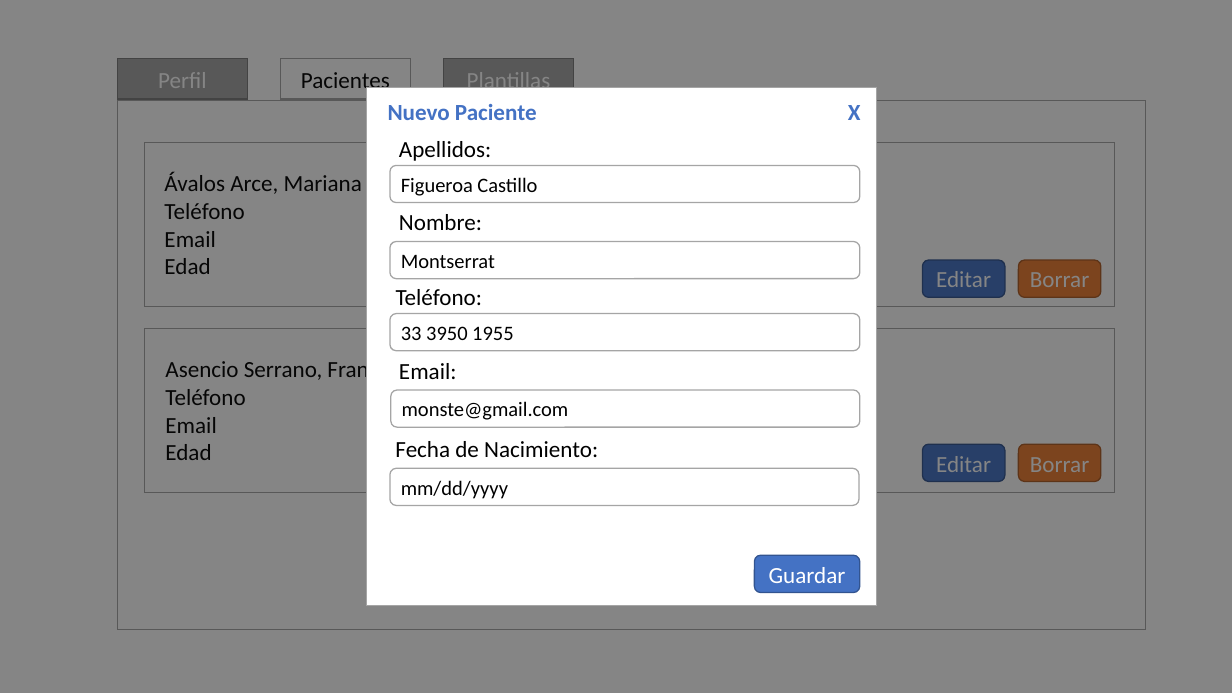
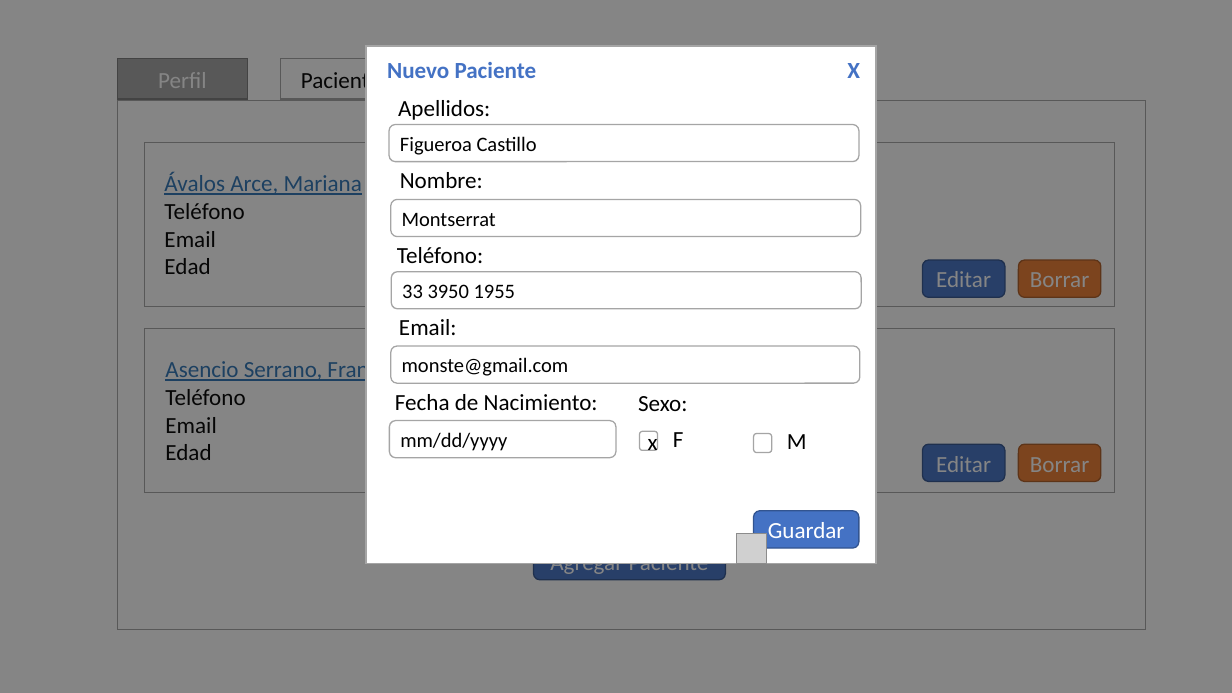
Before and after one commit to the-other-mariana/pm, a slide deck: slide 10 of PM1/eng/MVP.pptx (slide 9 before the commit). Drawn at 1232x693 pixels with LibreOffice and Linux fonts; fonts in the diff are those of the drawing; grey boxes stand for pictures. Boxes give left, top, right and bottom in pixels: in the first picture for what was removed or moved away, otherwise in the second. Text is boxed around its words. In the diff, an @@ line names an element or a change of style, - is before the commit and + after.

```diff
--- a/PM1/eng/MVP.pptx
+++ b/PM1/eng/MVP.pptx
@@ 5 texts, 3 rounded rectangles, 1 rectangle: place and size @@
-5 texts, 3 rounded rectangles, 1 rectangle at (367,88,877,605)
+5 texts, 3 rounded rectangles, 1 rectangle at (366,46,876,564)
@@ rectangle removed at (444,59,574,100) @@
-Plantillas
@@ text at (164,172,362,195): text colour #000000 to #2E75B6, underline on in "Ávalos Arce, Mariana" @@
@@ text at (165,358,414,384): text colour #000000 to #2E75B6, underline on in "Asencio Serrano, Francisco" @@
@@ text "Fecha de Nacimiento:": place and size @@
-text "Fecha de Nacimiento:" at (395,441,598,457)
+text "Fecha de Nacimiento:" at (395,394,598,410)
@@ text added at (638,396,687,411), 18 pt, text #000000 @@
+Sexo:
@@ rounded rectangle "mm/dd/yyyy": place and size @@
-rounded rectangle "mm/dd/yyyy" at (390,469,860,506)
+rounded rectangle "mm/dd/yyyy" at (389,421,616,457)
@@ rounded rectangle added at (640,432,658,451), fill #FFFFFF, outline #A5A5A5 1 pt, 18 pt, text #000000 @@
+x
@@ text added at (673,432,684,447), 18 pt, text #000000 @@
+F
@@ rounded rectangle added at (754,433,773,453), fill #FFFFFF, outline #A5A5A5 1 pt @@
@@ text added at (787,434,807,449), 18 pt, text #000000 @@
+M
@@ picture added at (737,534,767,565) @@
@@ 2 rounded rectangles, 1 text: place and size @@
-2 rounded rectangles, 1 text at (391,363,860,592)
+2 rounded rectangles, 1 text at (391,319,860,548)
@@ rounded rectangle added at (533,543,726,579), fill #4472C4, outline #325491 1 pt, 18 pt, text #FFFFFF @@
+Agregar Paciente
```
Also in this commit, not shown: 10 other slides changed, 5 slides added.
